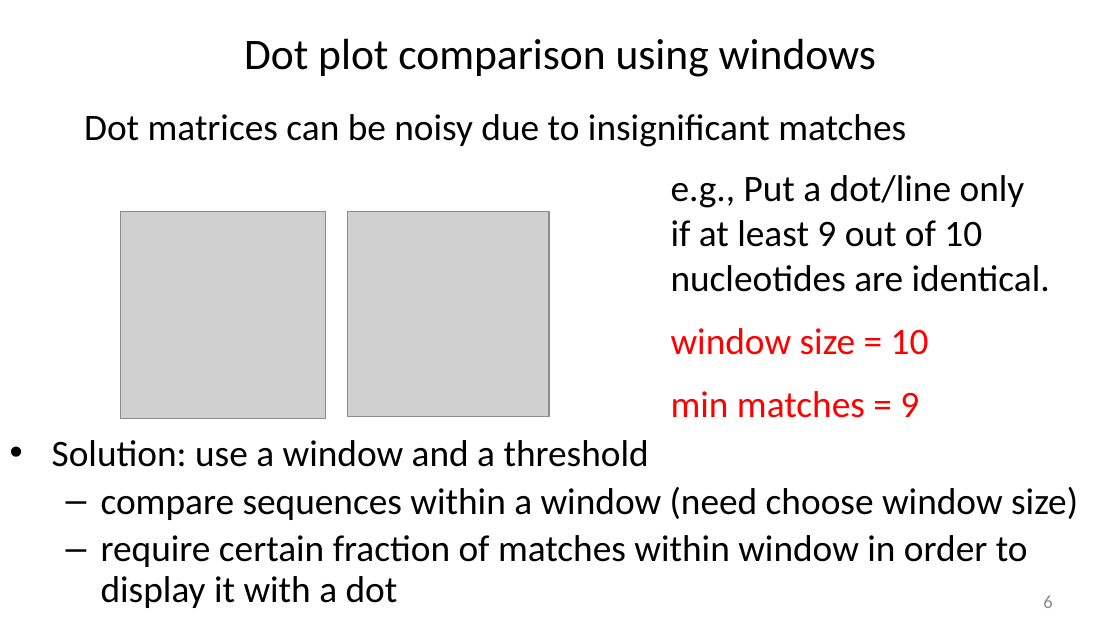
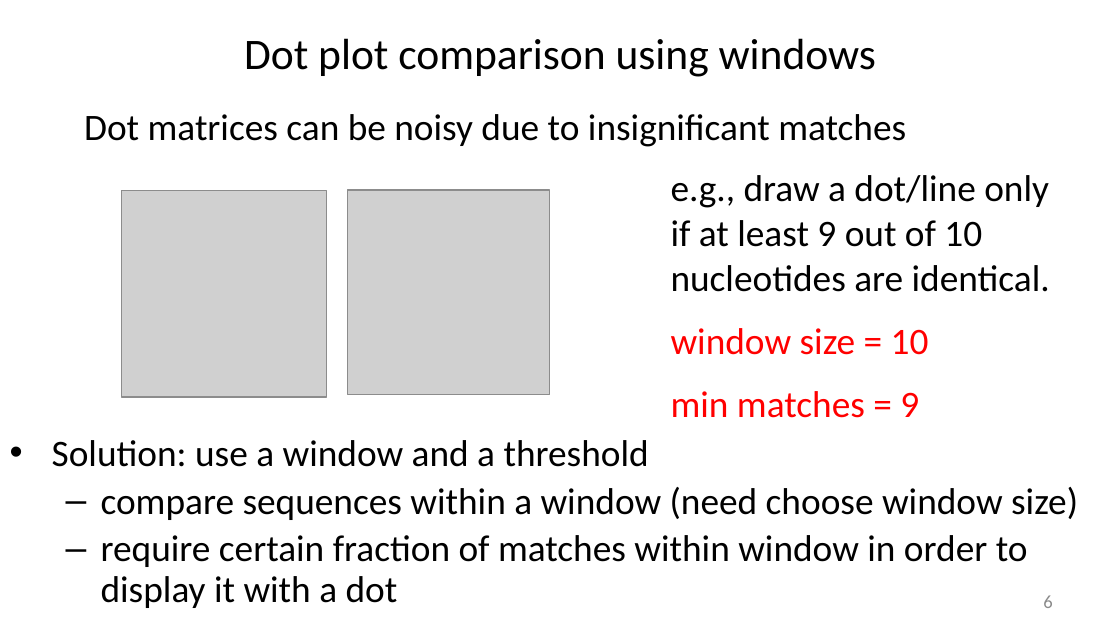
Before and after one commit to liu3zhenlab/teaching, a slide deck: slide 6 of PLPTH813Bioinformatis/2025/1_lecture/lecture04_alignment_I.pptx. Drawn at 1120x630 pixels with LibreOffice and Linux fonts; fonts in the diff are those of the drawing; grey boxes stand for pictures. Boxes give left, top, right and bottom in pixels: in the first picture for what was removed or moved away, otherwise in the second. Text is boxed around its words. In the diff, an @@ line names an element or a change of style, - is before the commit and + after.

Commit message:
update

```diff
--- a/PLPTH813Bioinformatis/2025/1_lecture/lecture04_alignment_I.pptx
+++ b/PLPTH813Bioinformatis/2025/1_lecture/lecture04_alignment_I.pptx
@@ text at (671, 175, 1050, 292): text changed @@
-e.g., Put a dot/line only if at least 9 out of 10 nucleotides are identical.
+e.g., draw a dot/line only if at least 9 out of 10 nucleotides are identical.
@@ picture: place and size @@
-picture at (121, 212, 326, 419)
+picture at (121, 190, 326, 398)
@@ picture: place and size @@
-picture at (347, 212, 549, 417)
+picture at (348, 190, 550, 395)
```
Also in this commit, not shown: 4 other slides changed.
